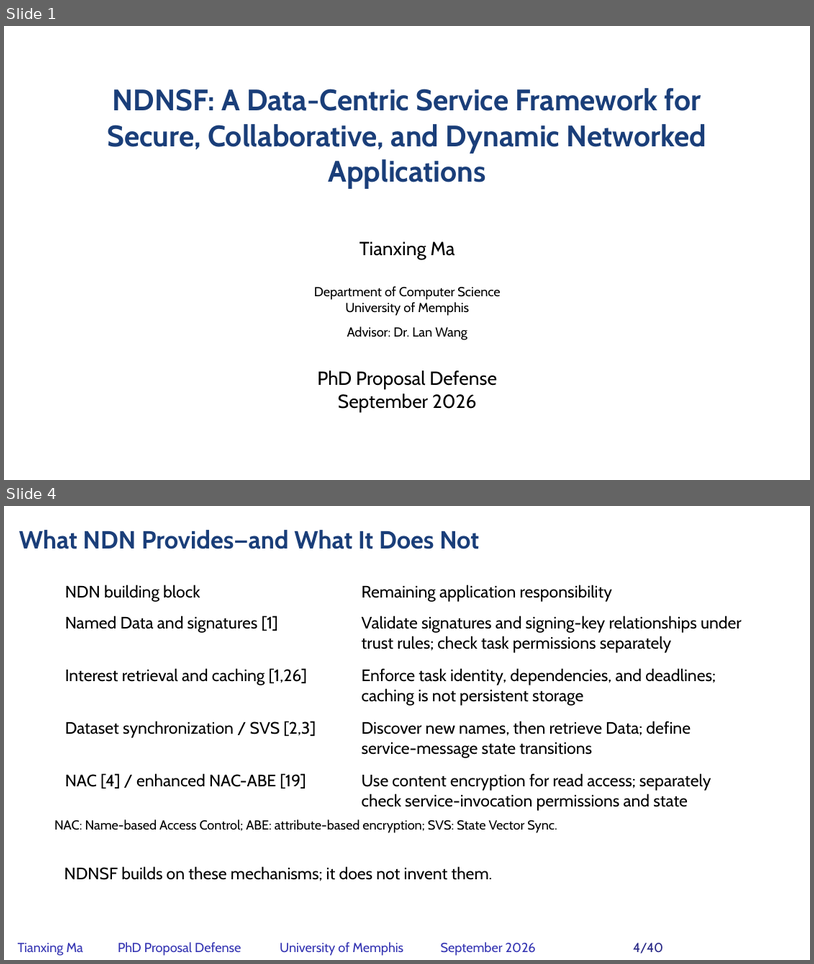
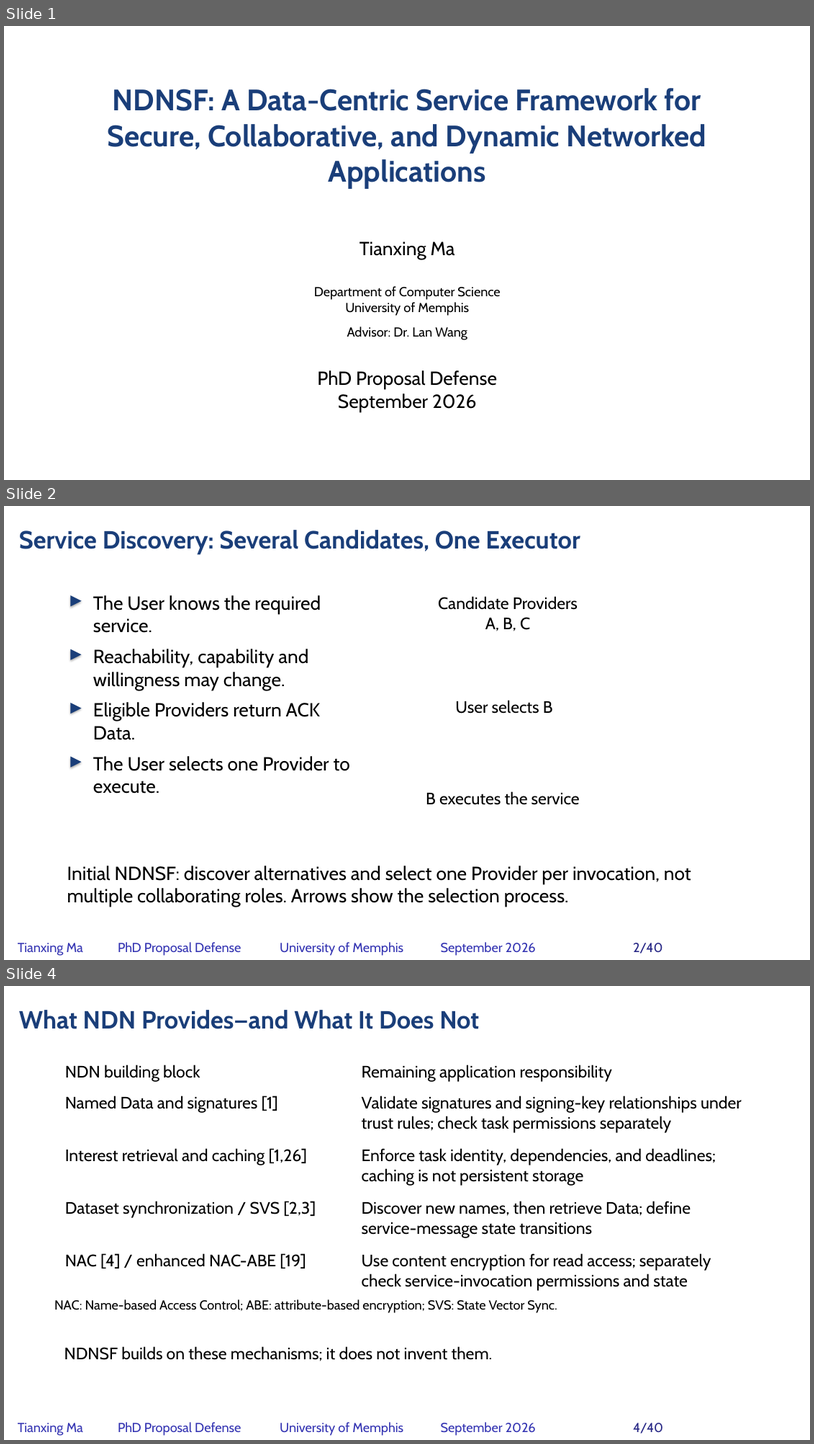
Before and after one commit to matianxing1992/NDN_Service_Framework, a slide deck: docs/PAPER/proposal-defense/slides/NDNSF_proposal_hybrid_editable.pptx. Shown one above the other, each under a label of ours: slides 1 and 4 before the commit, slides 1, 2 and 4 after it; the slides between them are not shown. The pictures are 814x964 and 814x1444 pixels, drawn with LibreOffice and Linux fonts; fonts in the diff are those of the drawing; background and template pictures are left out. Boxes give left, top, right and bottom in pixels: in the first picture for what was removed or moved away, otherwise in the second. Text is boxed around its words. In the diff, an @@ line names an element or a change of style, - is before the commit and + after.

Commit message:
docs: separate invocation foundation from collaboration research

```diff
--- a/docs/PAPER/proposal-defense/slides/NDNSF_proposal_hybrid_editable.pptx
+++ b/docs/PAPER/proposal-defense/slides/NDNSF_proposal_hybrid_editable.pptx
@@ slide 2 added at box(4, 506, 810, 960), background picture (left out) @@
@@ text added at box(19, 530, 580, 554), 35.6 pt, text #1A3E79, bold @@
+Service Discovery: Several Candidates, One Executor
@@ triangle added at box(70, 595, 82, 606), fill #1A3E79 @@
@@ text added at box(93, 595, 321, 633), 27.1 pt, text #000000 @@
+The User knows the required service.
@@ text added at box(438, 596, 578, 631), 23.7 pt, text #000000 @@
+Candidate Providers
+A, B, C
@@ triangle added at box(70, 649, 82, 660), fill #1A3E79 @@
@@ text added at box(93, 649, 309, 690), 27.1 pt, text #000000 @@
+Reachability, capability and willingness may change.
@@ text added at box(455, 700, 553, 713), 23.7 pt, text #000000 @@
+User selects B
@@ triangle added at box(70, 703, 82, 713), fill #1A3E79 @@
@@ text added at box(93, 702, 320, 740), 27.1 pt, text #000000 @@
+Eligible Providers return ACK Data.
@@ triangle added at box(70, 756, 82, 767), fill #1A3E79 @@
@@ text added at box(93, 756, 350, 793), 27.1 pt, text #000000 @@
+The User selects one Provider to execute.
@@ text added at box(426, 791, 580, 805), 23.7 pt, text #000000 @@
+B executes the service
@@ text added at box(67, 865, 692, 906), 27.1 pt, text #000000 @@
+Initial NDNSF: discover alternatives and select one Provider per invocation, not multiple collaborating roles. Arrows show the selection process.
@@ text added at box(18, 942, 83, 955), 18.6 pt, text #3333B2 @@
+Tianxing Ma
@@ text added at box(118, 942, 241, 955), 18.6 pt, text #3333B2 @@
+PhD Proposal Defense
@@ text added at box(280, 942, 404, 955), 18.6 pt, text #3333B2 @@
+University of Memphis
@@ text added at box(441, 942, 536, 955), 18.6 pt, text #3333B2 @@
+September 2026
@@ text added at box(633, 942, 663, 953), 18.6 pt, text #262685 @@
+2/40
```
Also in this commit, not shown: 8 slides changed, 1 other slide added, 2 slides removed, 26 other files.
